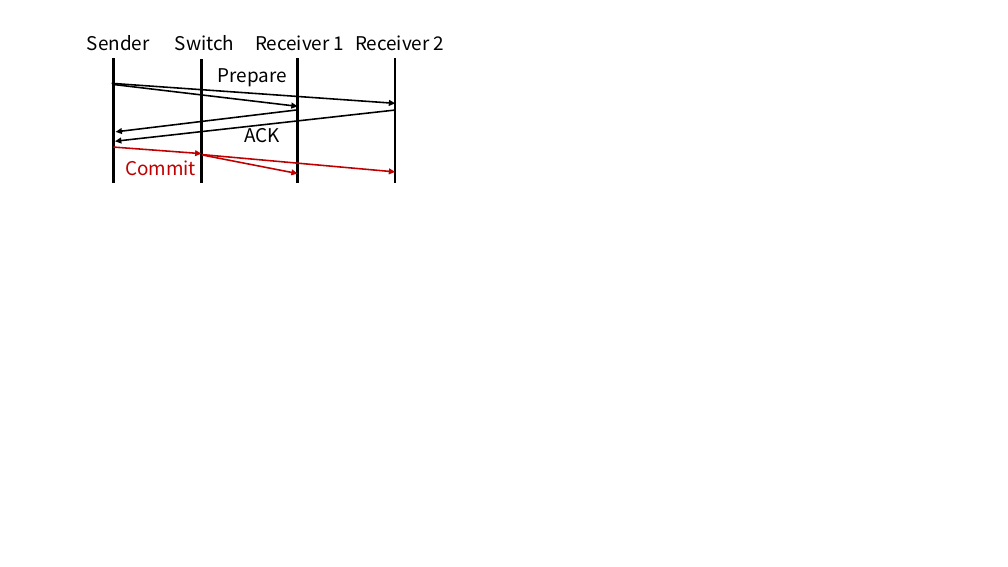
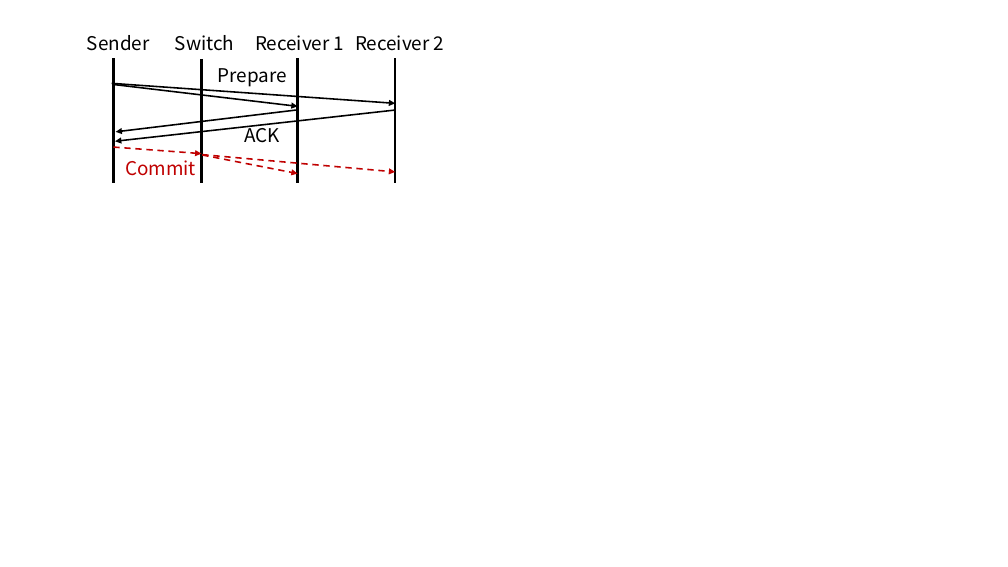
Before and after one commit to bojieli/1Pipe-paper, a slide deck: slide 1 of images/2PC.pptx. Drawn at 1008x567 pixels with LibreOffice and Linux fonts; fonts in the diff are those of the drawing. Boxes give left, top, right and bottom in pixels: in the first picture for what was removed or moved away, otherwise in the second. Text is boxed around its words. In the diff, an @@ line names an element or a change of style, - is before the commit and + after.

```diff
--- a/images/2PC.pptx
+++ b/images/2PC.pptx
@@ arrow (113, 147) - (201, 154): stroke #C00000 1.5 pt to #C00000 1.5 pt dashed @@
@@ arrow (203, 155) - (298, 174): stroke #C00000 1.5 pt to #C00000 1.5 pt dashed @@
@@ arrow (203, 155) - (395, 172): stroke #C00000 1.5 pt to #C00000 1.5 pt dashed @@
```
Also in this commit, not shown: 5 other files.
